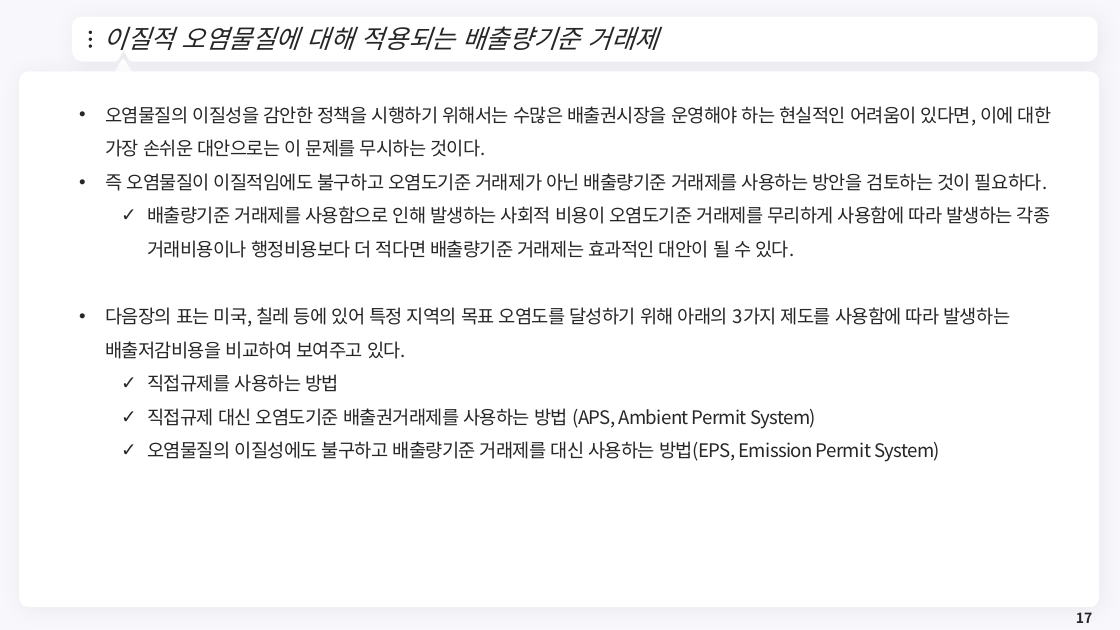
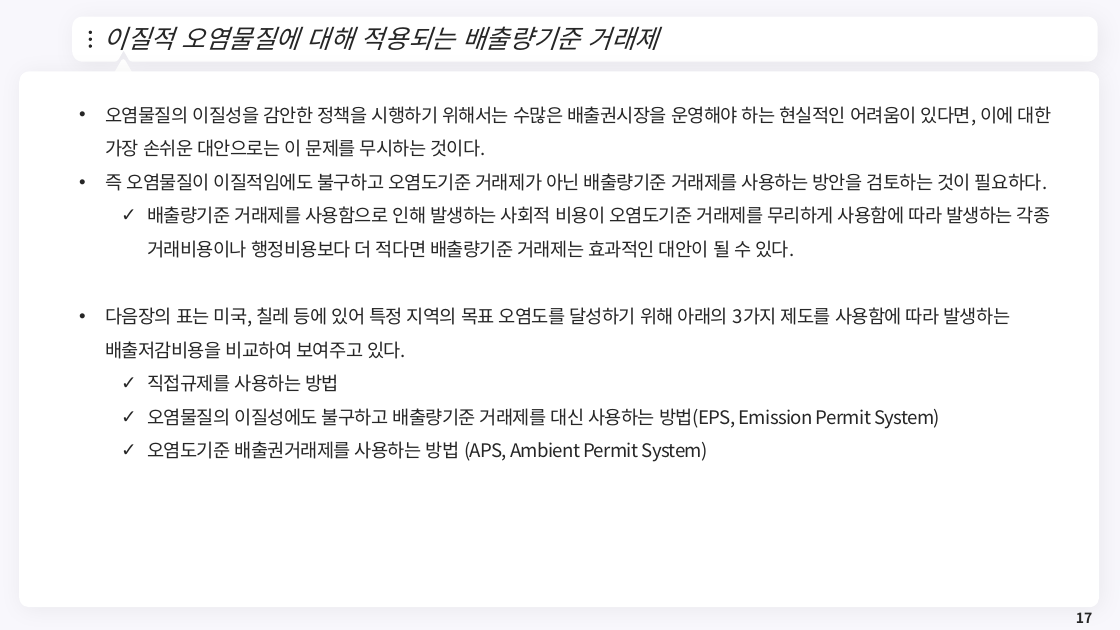
Before and after one commit to meandthey/Teaching, a slide deck: slide 17 of 환경경제학/2026-1/환경경제학_Chapter_08.pptx. Drawn at 1120x630 pixels with LibreOffice and Linux fonts; fonts in the diff are those of the drawing; background and template pictures are left out. Boxes give left, top, right and bottom in pixels: in the first picture for what was removed or moved away, otherwise in the second. Text is boxed around its words. In the diff, an @@ line names an element or a change of style, - is before the commit and + after.

```diff
--- a/환경경제학/2026-1/환경경제학_Chapter_08.pptx
+++ b/환경경제학/2026-1/환경경제학_Chapter_08.pptx
@@ text at box(147, 408, 816, 429): paragraph removed @@
-  ✓ 직접규제 대신 오염도기준 배출권거래제를 사용하는 방법 (APS, Ambient Permit System)
@@ text at box(147, 441, 708, 462): paragraph added @@
+  ✓ 오염도기준 배출권거래제를 사용하는 방법 (APS, Ambient Permit System)
```
Also in this commit, not shown: 4 other slides changed, 3 other files.
